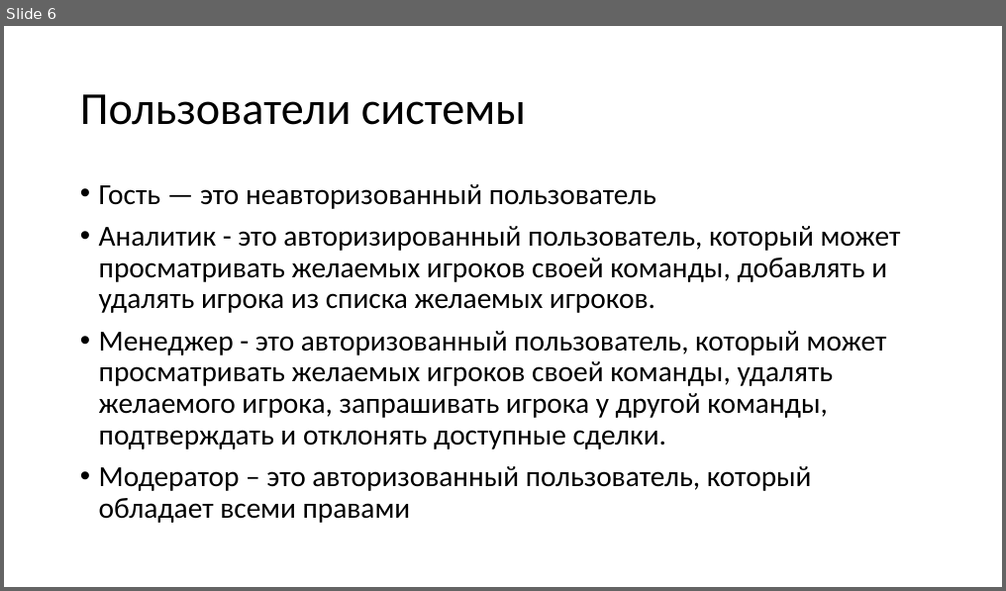
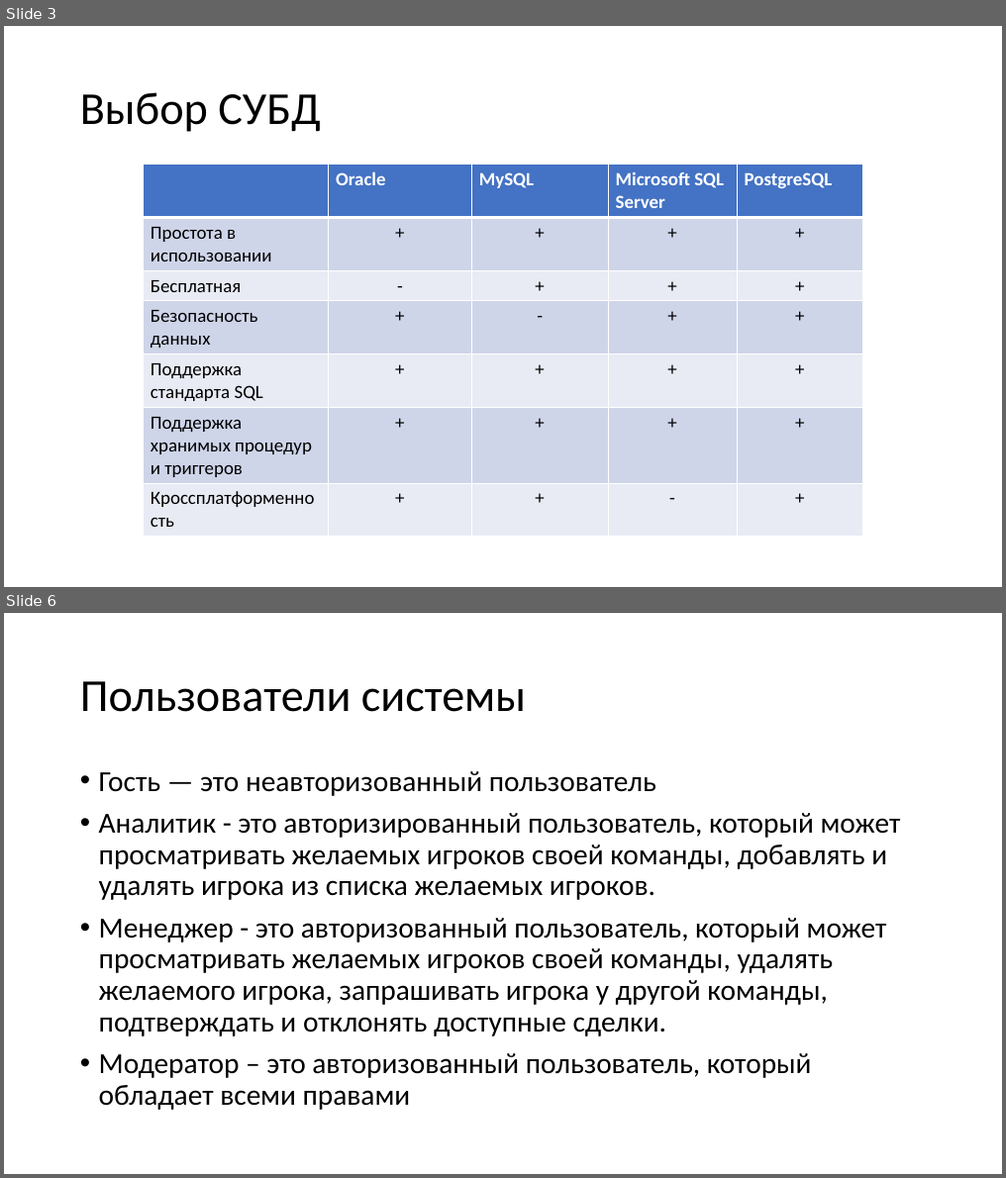
Before and after one commit to MrSkl1f/DB_CP, a slide deck: RPZ/Презентация.pptx. Shown one above the other, each under a label of ours: slide 6 before the commit, slides 3 and 6 after it; the slides between them are not shown. The pictures are 1006x591 and 1006x1178 pixels, drawn with LibreOffice and Linux fonts; fonts in the diff are those of the drawing. Boxes give left, top, right and bottom in pixels: in the first picture for what was removed or moved away, otherwise in the second. Text is boxed around its words. In the diff, an @@ line names an element or a change of style, - is before the commit and + after.

```diff
--- a/RPZ/Презентация.pptx
+++ b/RPZ/Презентация.pptx
@@ slide 3 added at (4, 26, 1002, 587), background #FFFFFF @@
@@ title added at (80, 92, 321, 132), 44 pt, text #000000 @@
+Выбор СУБД
@@ table added at (144, 165, 863, 532), 7 rows, 5 columns @@
+ | Oracle | MySQL | Microsoft SQL Server | PostgreSQL
+Простота в использовании | + | + | + | +
+Бесплатная | - | + | + | +
+Безопасность данных | + | - | + | +
+Поддержка стандарта SQL | + | + | + | +
+Поддержка хранимых процедур и триггеров | + | + | + | +
+Кроссплатформенность | + | + | - | +
```
Also in this commit, not shown: 4 slides changed, 1 other slide added, 4 slides removed, 26 other files.
